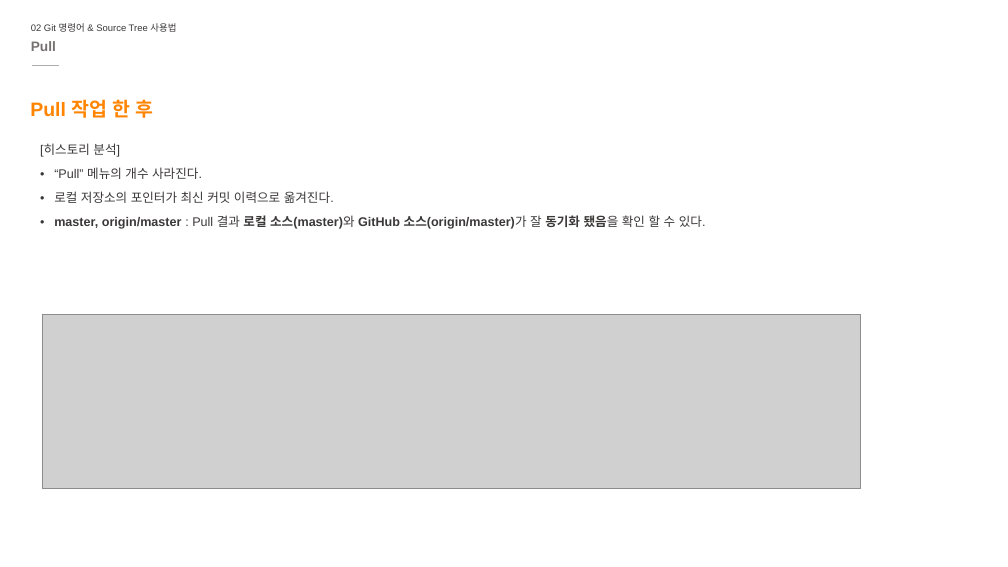
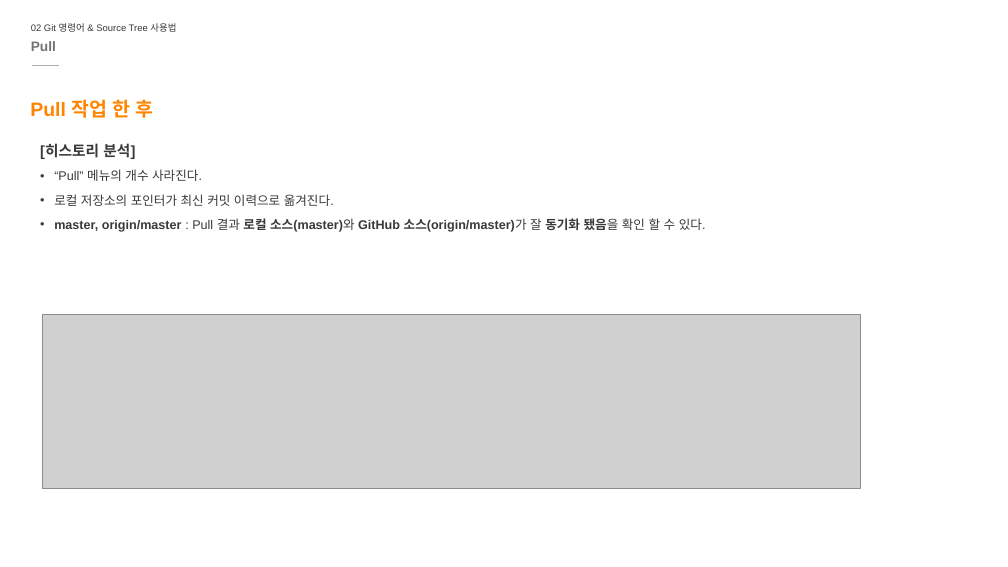
Before and after one commit to phobikim/repo_CURD_1, a slide deck: slide 25 of git&sourceTree_crud.pptx. Drawn at 1008x567 pixels with LibreOffice and Linux fonts; fonts in the diff are those of the drawing; grey boxes stand for pictures; background and template pictures are left out. Boxes give left, top, right and bottom in pixels: in the first picture for what was removed or moved away, otherwise in the second. Text is boxed around its words. In the diff, an @@ line names an element or a change of style, - is before the commit and + after.

```diff
--- a/git&sourceTree_crud.pptx
+++ b/git&sourceTree_crud.pptx
@@ text at (40, 143, 135, 159): size 12 to 14 pt, bold on in "[히스토리 분석]" @@
```
Also in this commit, not shown: 7 other slides changed, 1 slide added, 1 other file.
